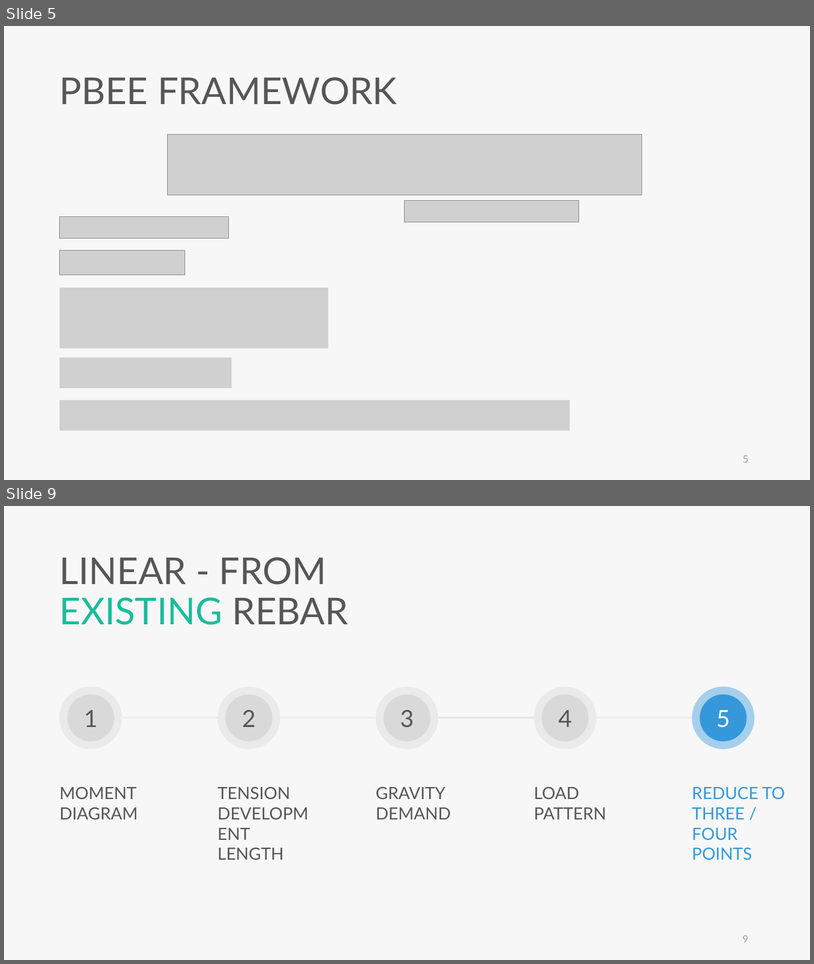
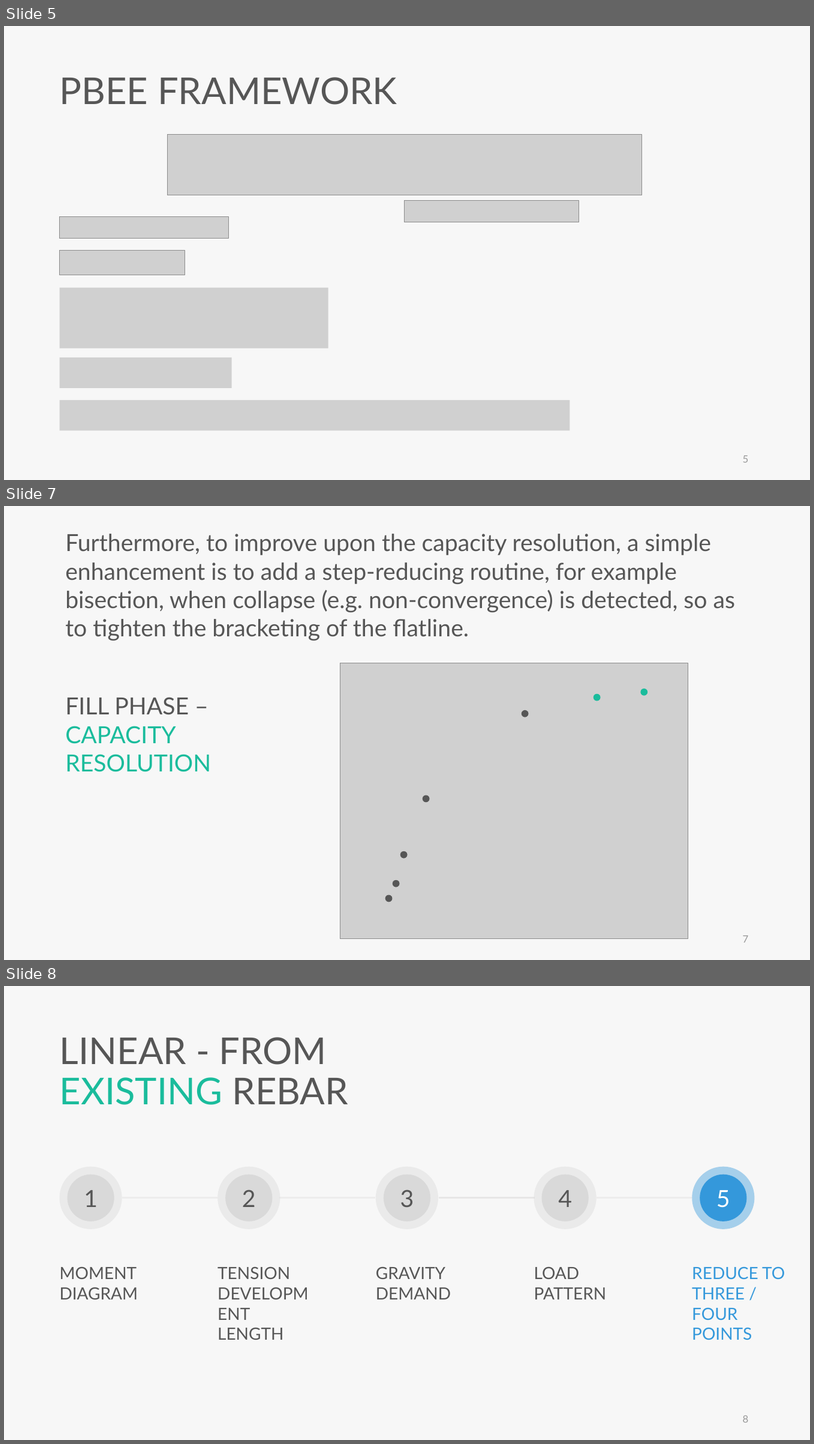
Before and after one commit to skyran1278/VbaProject, a slide deck: 20180126_SmartSplice/20180920_Meeting/20180920 Meeting.pptx. Shown one above the other, each under a label of ours: slides 5 and 9 before the commit, slides 5, 7 and 8 after it; the slides between them are not shown. The pictures are 814x964 and 814x1444 pixels, drawn with LibreOffice and Linux fonts; fonts in the diff are those of the drawing; grey boxes stand for pictures. Boxes give left, top, right and bottom in pixels: in the first picture for what was removed or moved away, otherwise in the second. Text is boxed around its words. In the diff, an @@ line names an element or a change of style, - is before the commit and + after.

```diff
--- a/20180126_SmartSplice/20180920_Meeting/20180920 Meeting.pptx
+++ b/20180126_SmartSplice/20180920_Meeting/20180920 Meeting.pptx
@@ slide 7 added at <box>4,506,810,960</box>, background #F7F7F7 @@
@@ text added at <box>65,534,735,640</box>, 28 pt, text #565656 @@
+Furthermore, to improve upon the capacity resolution, a simple enhancement is to add a step-reducing routine, for example bisection, when collapse (e.g. non-convergence) is detected, so as to tighten the bracketing of the flatline.
@@ text added at <box>65,697,211,772</box>, 28 pt, text #1ABC9C @@
+FILL PHASE –
+CAPACITY RESOLUTION
@@ group added at <box>341,663,688,939</box>: 7 ellipses, 1 picture @@
@@ page number added at <box>743,935,749,942</box>, 12 pt, text #9A9A9A @@
+7
@@ what was slide 9 is now slide 8 @@
@@ page number at <box>743,1415,749,1422</box>: text changed @@
-9
+8
```
Also in this commit, not shown: 11 slides changed, 11 other slides added, 2 slides removed, 6 other files.
